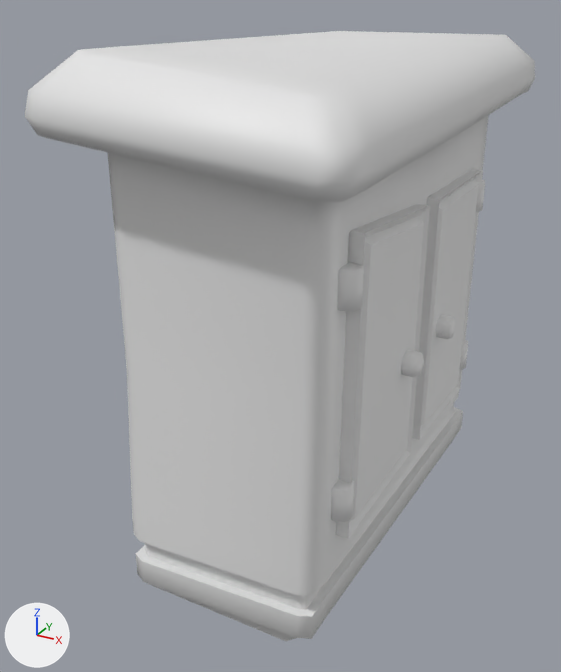
A saved change to the FBX model Assets/3D Models/Drawers.fbx.
One viewpoint serves both versions: a 50 mm camera at (0.592, -1.586, 1.09) aimed at (-0.151, -0.234, 0.414). Arrows for +X, +Y and +Z are at lower left; the lights stay in place. The older version comes first. Where no turn or scale is listed for an object, it has been applied to the vertices.
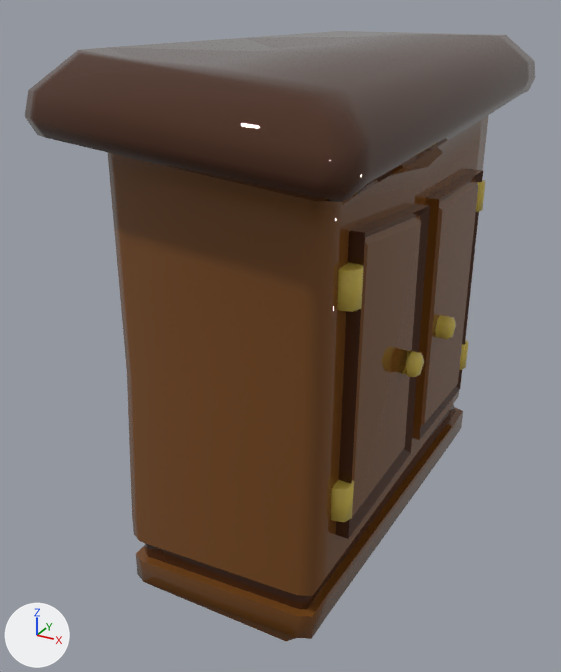
What differs and where, as boxes [x1, y1, x2, y2] in the pictures (561 x 672 px; the box of a moved part takes in the faces that stretch with it):
'Box006', recoloured: [337, 180, 485, 312] in both
'Box005', recoloured: [331, 340, 468, 522] in both
part 1 of me_mesh, recoloured (darker): [25, 31, 535, 609] in both
part 2 of me_mesh, recoloured (white to brown): [127, 372, 463, 641] in both
part 3 of me_mesh, recoloured (white to brown): [107, 115, 489, 423] in both
part 4 of me_mesh_002, moved or reshaped: before [349, 216, 424, 522]; after [349, 216, 421, 521]
part 5 of me_mesh_002, deleted (mostly hidden): before [401, 350, 412, 376]
part 6 of me_mesh_002, recoloured (white to brown): [336, 206, 430, 539] in both
part 7 of me_mesh_002, recoloured: [349, 204, 428, 521] in both
part 8 of me_mesh_002, recoloured (white to yellow): [406, 350, 424, 377] in both
part 9 of me_mesh_005, recoloured: [420, 171, 483, 439] in both
part 10 of me_mesh_005, recoloured (white to brown): [412, 169, 483, 440] in both
part 11 of me_mesh_005, recoloured (white to yellow): [436, 315, 456, 339] in both

Edits to the bpy script that builds the scene:
```text
Add mat_material__26:
    mat_material__26 = principled_material('Material #26')
    mat_material__26.base_color = (0.0649, 0.0201, 0.00623)  # brown #482712
    mat_material__26.roughness = 0.0
Add mat_material__27:
    mat_material__27 = principled_material('Material #27')
    mat_material__27.base_color = (0.181, 0.0657, 0.013)  # brown #76481e
    mat_material__27.roughness = 0.0
Change me_mesh_002:
    verts and faces of me_mesh_002; kept vertices keep their numbers, new ones are numbered from 58
    remove me_mesh_002.from_pydata(...)  # 58 vertices, 54 faces; spans x -0.015..0.056, y 0.002..0.332, z -0.275..0.303
    add me_mesh_002.from_pydata(...)  # 46 vertices, 38 faces; spans x -0.009..0.056, y 0.002..0.332, z -0.275..0.303
    me_mesh_002 part 4
    add for i in [*range(8, 12)]: verts[i] += (-0.006, 0.0, 0.0)
    me_mesh_002 part 5
    add delete_vertices([16, 19, *range(23, 27), 29, 30, 34, 50, 51, 57])  # with the faces that use them
    me_mesh_002 part 6: 7 faces spanning x -0.009..0.022, y 0.002..0.332, z -0.275..0.303 switch from no material to mat_material__26 (brown #482712)
    me_mesh_002 part 7: 7 faces spanning x -0.009..0.022, y 0.016..0.332, z -0.272..0.303 switch from no material to mat_material__27 (brown #76481e)
    me_mesh_002 part 8: 24 faces spanning x 0.011..0.056, y 0.228..0.277, z -0.046..0.005 switch from no material to mat_material__28 (yellow #d0b84f)
Change me_mesh_003:
    where me_mesh_003.from_pydata(...)  # 68 vertices, 64 faces; spans x -0.065..-0.014, y -0.383..0.372, z 0.085..0.156
    add me_mesh_003.materials.append(mat_material__28)  # yellow #d0b84f
Change me_mesh_004:
    where me_mesh_004.from_pydata(...)  # 68 vertices, 64 faces; spans x -0.065..-0.014, y -0.383..0.372, z 0.085..0.156
    add me_mesh_004.materials.append(mat_material__28)  # yellow #d0b84f
Change me_mesh_005:
    remove me_mesh_005.from_pydata(...)  # 58 vertices, 54 faces; spans x -0.015..0.056, y -0.309..0.004, z -0.259..0.299
    add me_mesh_005.from_pydata(...)  # 49 vertices, 42 faces; spans x -0.009..0.056, y -0.309..0.004, z -0.259..0.299
    me_mesh_005 part 9: 6 faces spanning x -0.009..0.022, y -0.309..0.004, z -0.259..0.299 switch from no material to mat_material__26 (brown #482712)
    me_mesh_005 part 10: 8 faces spanning x -0.009..0.022, y -0.309..0.004, z -0.259..0.299 switch from no material to mat_material__27 (brown #76481e)
    me_mesh_005 part 11: 28 faces spanning x 0.011..0.056, y -0.257..-0.209, z -0.023..0.029 switch from no material to mat_material__28 (yellow #d0b84f)
    edits to the shape of me_mesh_005 do not show in these pictures
Change me_mesh:
    where me_mesh.from_pydata(...)  # 249 vertices, 247 faces; spans x -0.274..0.274, y -0.545..0.551, z -0.011..1.013
    me_mesh part 1: 120 of the faces centred in x -0.272..0.272, y -0.54..0.546, z 0.072..1.007 switch from no material to mat_material__26 (brown #482712)
    me_mesh part 2: 95 of the faces centred in x -0.198..0.211, y -0.468..0.453, z -0.011..0.309 switch from no material to mat_material__27 (brown #76481e)
    me_mesh part 3: 30 of the faces centred in x -0.198..0.198, y -0.446..0.452, z 0.594..0.854 switch from no material to mat_material__27 (brown #76481e)
```
